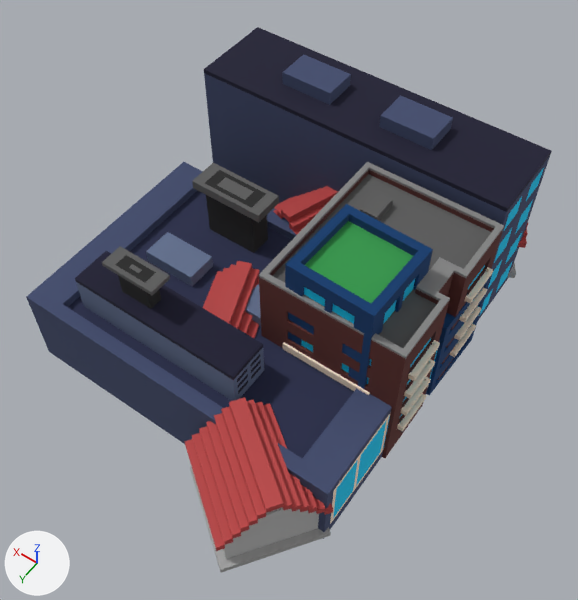
The glTF model apartment.glb as it was, and as the next commit left it.
Before and after are seen from a 50 mm camera at (-6.52, 14.81, 24.14) aimed at (3.32, 1.05, 2.5). Lighting does not change. The marker at lower left points along +X, +Y and +Z. Where no turn or scale is listed for an object, it has been applied to the vertices.

Names of what the first picture shows: '13', 'Building03', 'CandyShop', 'House03', 'House04'.
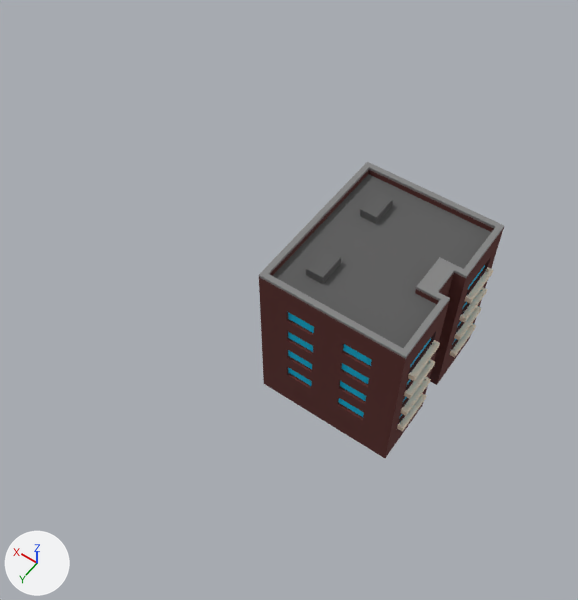
Diff of the bpy script that builds the scene:
```diff
--- a/apartment.glb.py
+++ b/apartment.glb.py
@@ ob_13 @@
-ob_13 = bpy.data.objects.new('13', me_13)
-ob_13.location = (7.52, -25.05, 0.0)
@@ ob_house03 @@
-ob_house03 = bpy.data.objects.new('House03', me_house03)
-ob_house03.location = (0.0, 0.0, 0.0)
@@ ob_candyshop @@
-ob_candyshop = bpy.data.objects.new('CandyShop', me_candyshop)
-ob_candyshop.location = (0.0, 0.0, 0.0)
@@ ob_building03 @@
-ob_building03 = bpy.data.objects.new('Building03', me_building03)
-ob_building03.location = (2.13, 0.0, 0.0)
```

Changed parts and their boxes (x1, y1, x2, y2) in the pictures (578 x 600 px):
'Building03', deleted (blue)
    before: (26, 27, 552, 539)
'13', deleted (red)
    before: (184, 186, 528, 573)
'House03', deleted
    before: (285, 204, 493, 395)
'CandyShop', deleted
    before: (283, 342, 370, 395)
